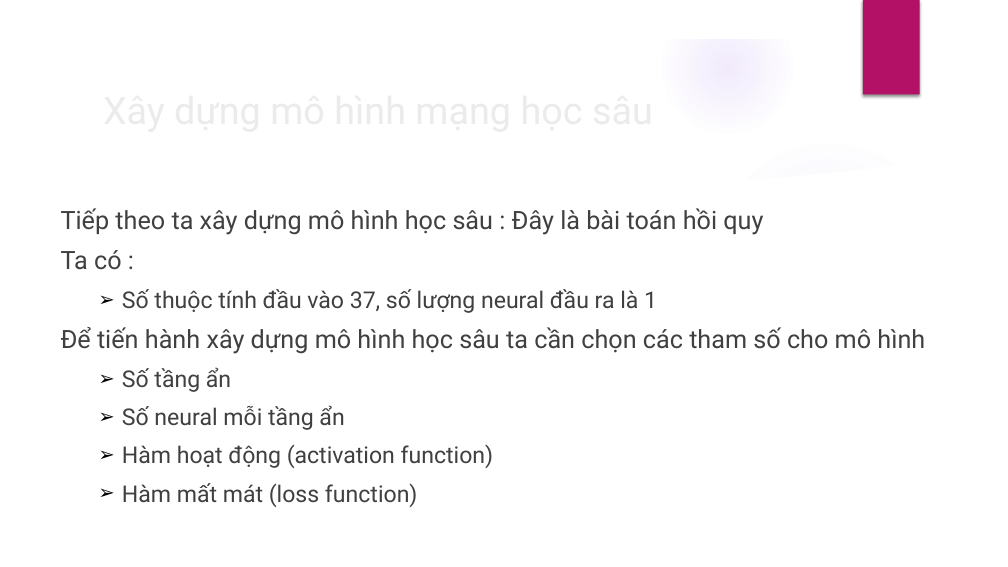
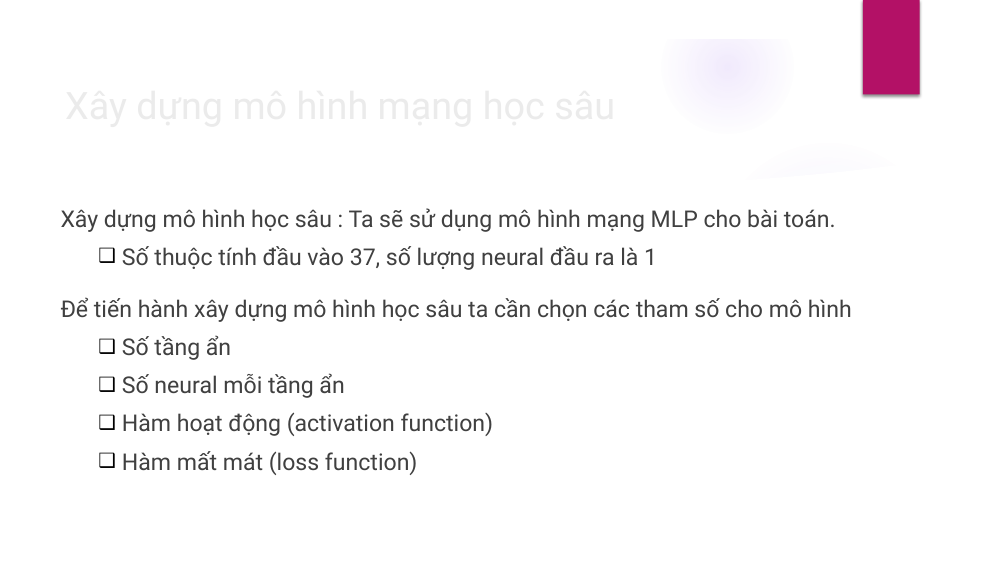
Before and after one commit to DesertFoxee/ai_room_price_prediction, a slide deck: slide 14 of Slide.pptx. Drawn at 1008x567 pixels with LibreOffice and Linux fonts; fonts in the diff are those of the drawing; background and template pictures are left out. Boxes give left, top, right and bottom in pixels: in the first picture for what was removed or moved away, otherwise in the second. Text is boxed around its words. In the diff, an @@ line names an element or a change of style, - is before the commit and + after.

```diff
--- a/Slide.pptx
+++ b/Slide.pptx
@@ text "Xây dựng mô hình mạng ...": place and size @@
-text "Xây dựng mô hình mạng ..." at (95,80,820,138)
+text "Xây dựng mô hình mạng ..." at (57,76,782,134)
@@ text at (61,208,836,232): text changed; size 24 to 22 pt @@
-Tiếp theo ta xây dựng mô hình học sâu : Đây là bài toán hồi quy
-Ta có :
+Xây dựng mô hình học sâu : Ta sẽ sử dụng mô hình mạng MLP cho bài toán.
@@ text at (61,246,852,475): size 24 to 22 pt in "Để tiến hành xây dựng mô hình ..."; bullet ➢ to ❑; line spacing 1 to 1.5 @@
```
Also in this commit, not shown: 15 other slides changed, 1 slide removed, 1 other file.
